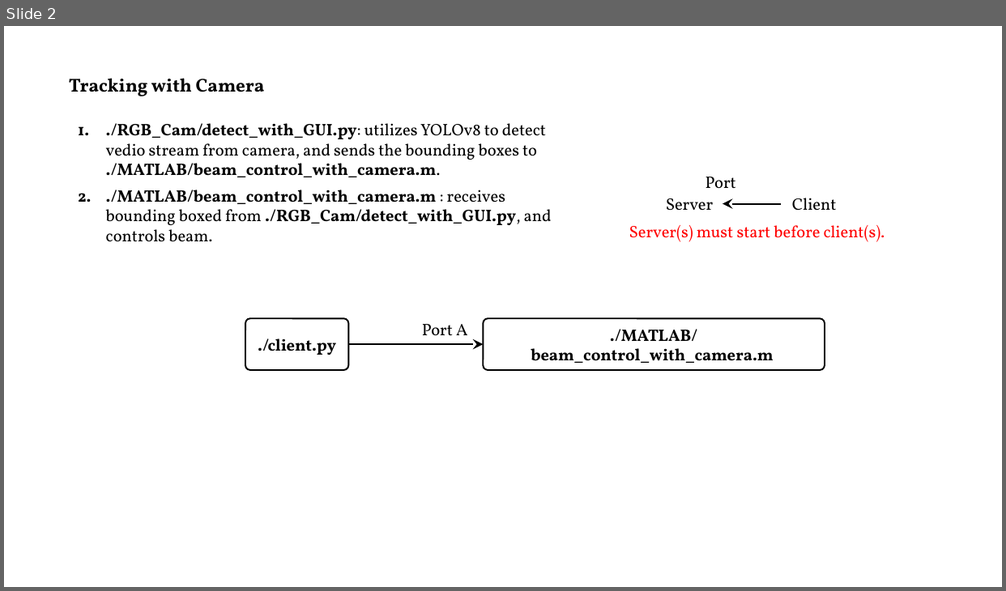
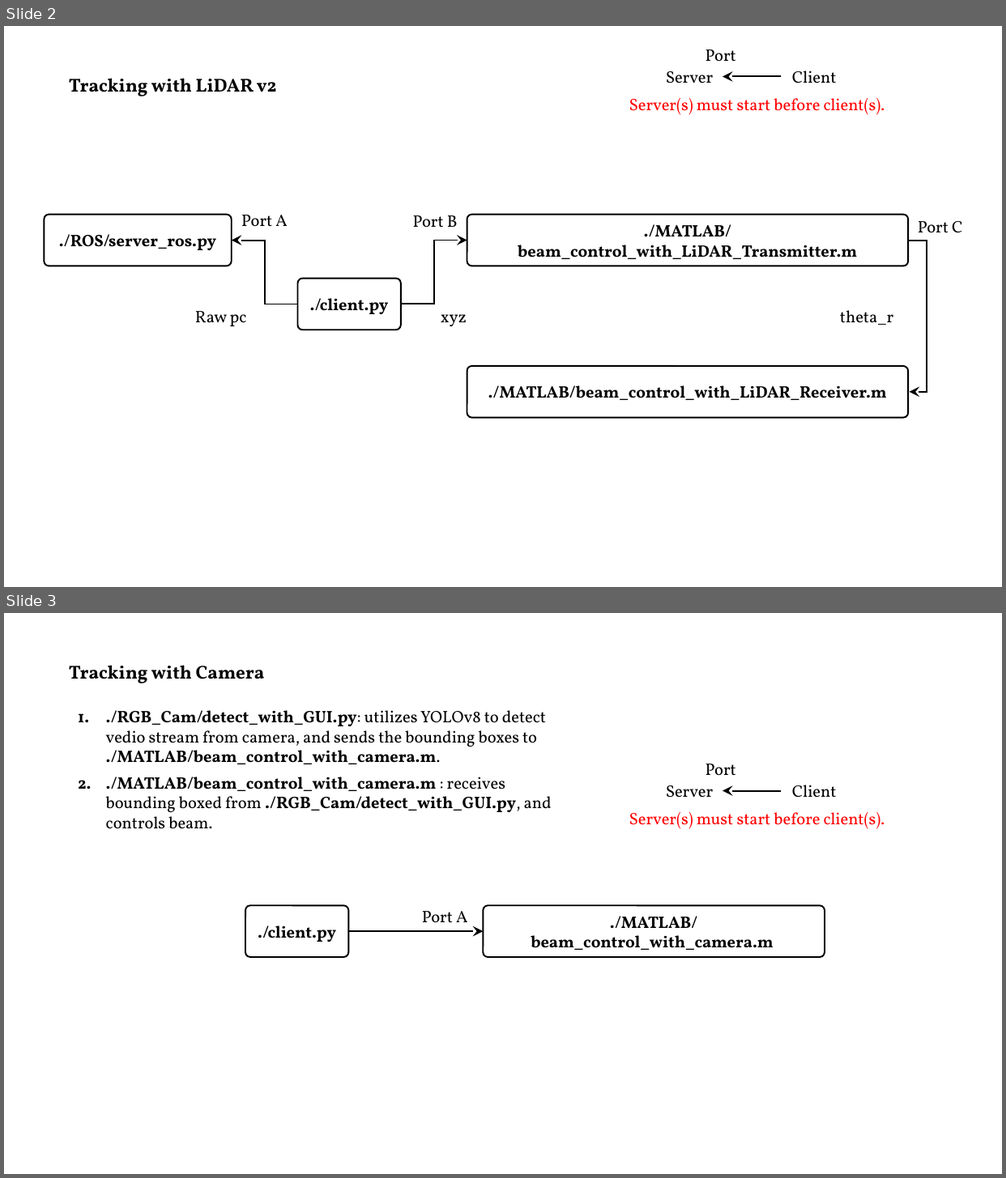
Before and after one commit to Weber-Comm/3DPointCloudTracker, a slide deck: INSTRUCTIONS.pptx. Shown one above the other, each under a label of ours: slide 2 before the commit, slides 2 and 3 after it. The pictures are 1006x591 and 1006x1178 pixels, drawn with LibreOffice and Linux fonts; fonts in the diff are those of the drawing. Boxes give left, top, right and bottom in pixels: in the first picture for what was removed or moved away, otherwise in the second. Text is boxed around its words. In the diff, an @@ line names an element or a change of style, - is before the commit and + after.

```diff
--- a/INSTRUCTIONS.pptx
+++ b/INSTRUCTIONS.pptx
@@ slide 2 added at [4,26,1002,587], background #FFFFFF @@
@@ text added at [705,49,736,61], 16 pt, text #000000 @@
+Port
@@ text added at [666,71,713,84], 16 pt, text #000000 @@
+Server
@@ text added at [792,71,837,84], 16 pt, text #000000 @@
+Client
@@ text added at [69,78,277,96], 18 pt, text #000000, bold @@
+Tracking with LiDAR v2
@@ text added at [629,98,885,115], 16 pt, text #FF0000 @@
+Server(s) must start before client(s).
@@ arrow added from (781, 77) to (722, 77), #000000 1.5 pt @@
@@ rounded rectangle added at [44,215,231,267], outline #000000 1.5 pt, 16 pt, text #000000, bold @@
+./ROS/server_ros.py
@@ text added at [241,215,287,226], 16 pt, text #000000 @@
+Port A
@@ text added at [413,216,458,227], 16 pt, text #000000 @@
+Port B
@@ rounded rectangle added at [467,215,908,267], outline #000000 1.5 pt, 16 pt, text #000000, bold @@
+./MATLAB/beam_control_with_LiDAR_Transmitter.m
@@ elbow arrow added from (297, 305) to (232, 240), #000000 1.5 pt @@
@@ elbow arrow added from (401, 305) to (467, 240), #000000 1.5 pt @@
@@ elbow arrow added from (908, 240) to (909, 392), #000000 1.5 pt @@
@@ text added at [918,221,962,233], 16 pt, text #000000 @@
+Port C
@@ rounded rectangle added at [297,278,401,330], outline #000000 1.5 pt, 16 pt, text #000000, bold @@
+./client.py
@@ text added at [195,311,247,327], 16 pt, text #000000 @@
+Raw pc
@@ text added at [441,314,467,327], 16 pt, text #000000 @@
+xyz
@@ text added at [840,310,893,325], 16 pt, text #000000 @@
+theta_r
@@ rounded rectangle added at [467,367,908,418], outline #000000 1.5 pt, 16 pt, text #000000, bold @@
+./MATLAB/beam_control_with_LiDAR_Receiver.m
@@ what was slide 2 is now slide 3 @@
```
Also in this commit, not shown: 1 slide changed, 13 other files.
